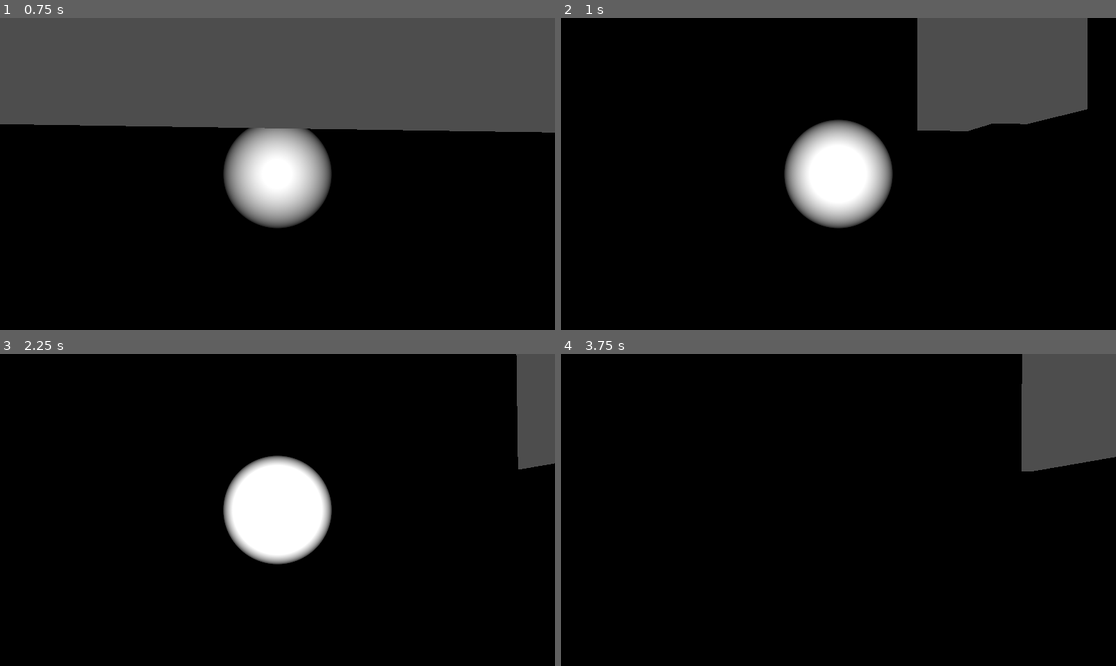
Above: before the commit, frames 1-4 (two rows, left to right).
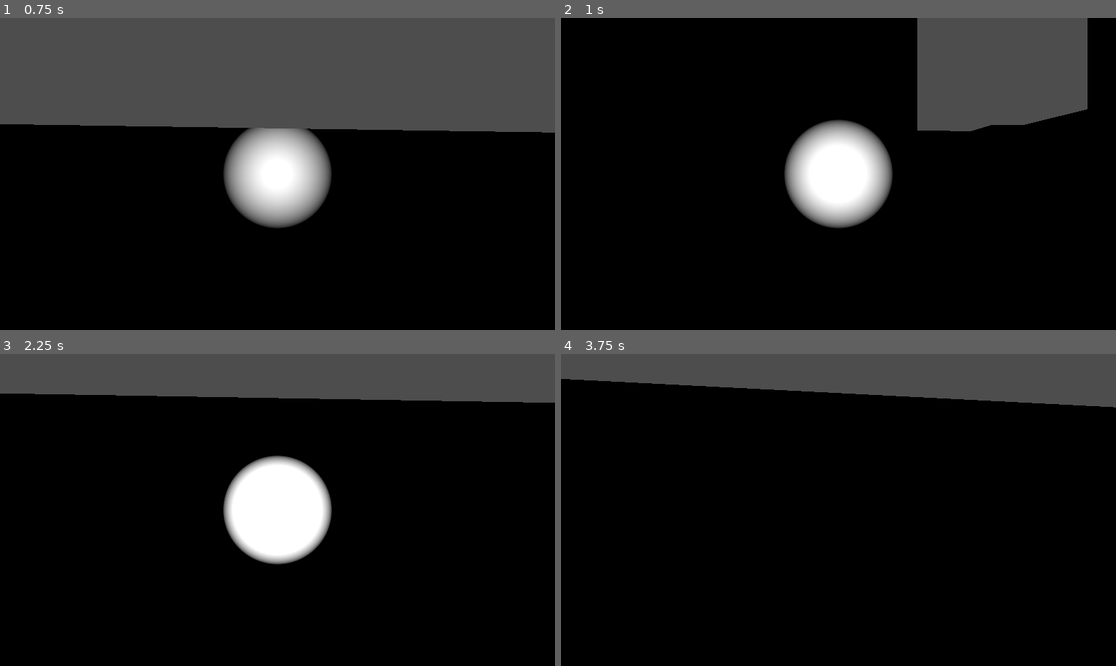
Above: after the commit, the same moments.

Repository: AstOvercast/Year12Godot
Game: Godot game, scene res://house.tscn
Same seed, same stepped clock (60 frames per second), same inputs: the game is played once before the commit and once after it. The project has no main scene, so this scene is started directly.
Inputs (mouse positions are in pixels of both pictures, inside the frame that each line leads up to):
- Up to frame 1 (0.75 s): tap Enter (ui_accept) at 0.5 s; move the mouse to (305, 174) at 0.52 s; hold Up (ui_up) from 0.53 s (still down); tap F at 0.6 s; click (305, 174) at 0.67 s
- Up to frame 2 (1 s): keep holding Up (ui_up); tap Enter (ui_accept) at 0.77 s
- Up to frame 3 (2.25 s): keep holding Up (ui_up); move the mouse to (249, 510) at 1.27 s; tap Shift at 1.35 s; tap Enter (ui_accept) at 1.52, 2 s; move the mouse to (288, 503) at 2.02 s; hold E from 2.03 s (still down)
- Up to frame 4 (3.75 s): keep holding Up (ui_up); move the mouse to (832, 516) at 2.77 s; release E at 2.78 s; tap F at 2.85 s; click (832, 516) at 2.92 s; tap Enter (ui_accept) at 3.02 s; move the mouse to (877, 513) at 3.52 s; hold Shift from 3.53 s (still down)

Frame 1 is identical in both runs. In frame 2, less than 0.1% of the frame differs, in the area x 73-84%, y 33-37%; in frame 3, 14%, in the area x 0-100%, y 0-37%; in frame 4, 13%.

Commit message:
Controls
- Rebounded controls to WASD and not arrows (Works better with space)
- Fixed modeling errors and added doorframes in blender, door open animations to be added next period

Diff:
--- a/Game/assets/simple_fpsplayer/Player.gd
+++ b/Game/assets/simple_fpsplayer/Player.gd
@@ -5,7 +5,7 @@
 
 const SPEED = 5.0
 const SPRINT_MULT = 2
-const JUMP_VELOCITY = 4.5
+const JUMP_VELOCITY = 6.5
 const MOUSE_SENSITIVITY = 0.06
 
 # Get the gravity from the project settings to be synced with RigidDynamicBody nodes.
@@ -71,7 +71,7 @@
 
 	# Get the input direction and handle the movement/deceleration.
 	# As good practice, you should replace UI actions with a custom keymap depending on your control scheme. These strings default to the arrow keys layout.
-	var input_dir = Input.get_vector("ui_left", "ui_right", "ui_up", "ui_down")
+	var input_dir = Input.get_vector ("left","right","up","down")
 	var direction = (transform.basis * Vector3(input_dir.x, 0, input_dir.y)).normalized() * accel * delta
 	if Input.is_key_pressed(KEY_SHIFT):
 		direction = direction * SPRINT_MULT
Binary file changed: Game/untitled.glb
